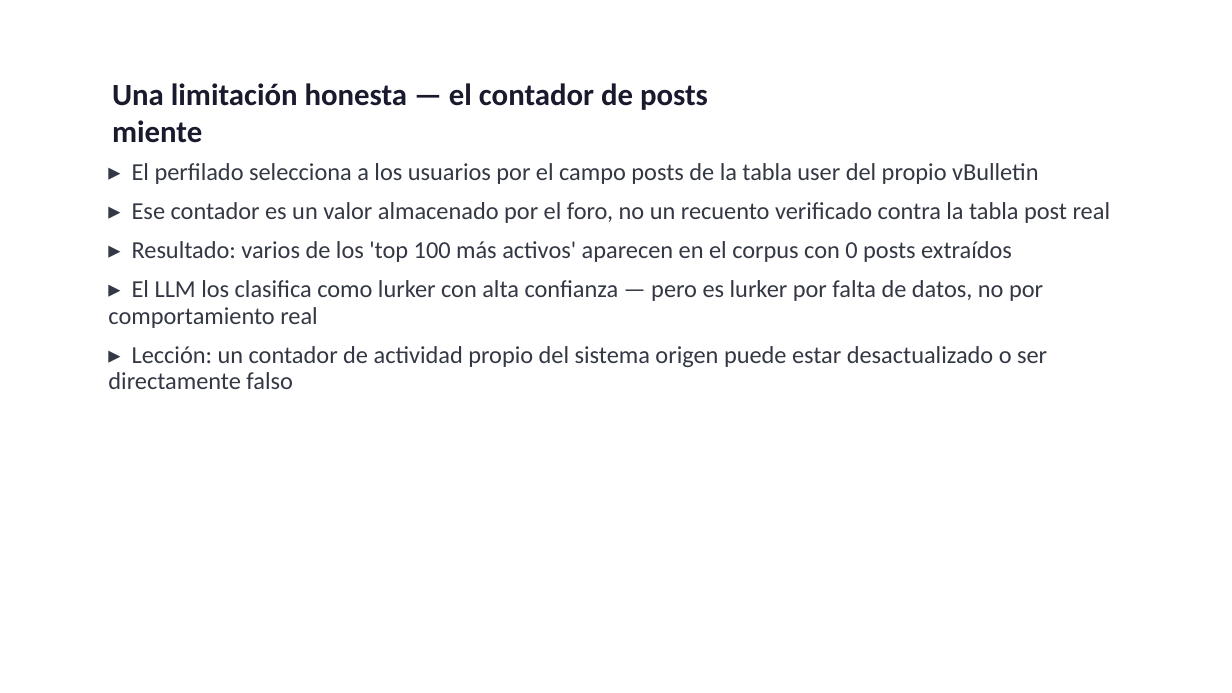
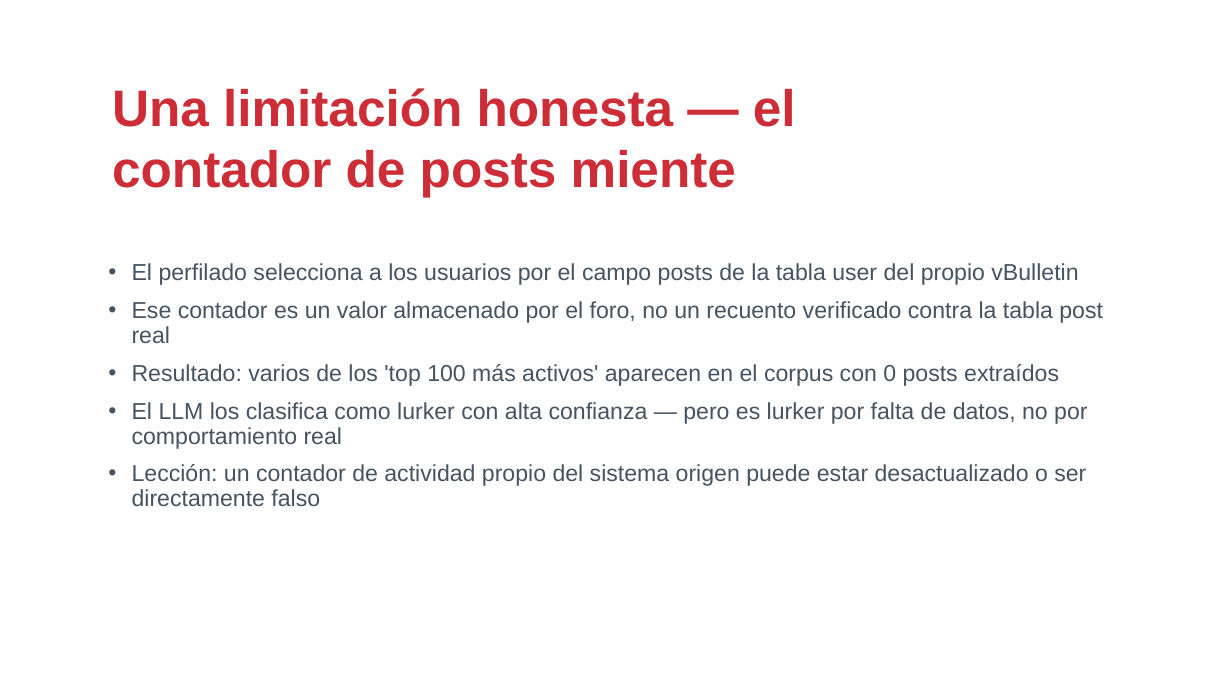
Before and after one commit to drj3ky11/FearOfTheDark, a slide deck: slide 18 of CardingForums/csbc26_caso_cardingforums.pptx. Drawn at 1232x693 pixels with LibreOffice and Linux fonts; fonts in the diff are those of the drawing; background and template pictures are left out. Boxes give left, top, right and bottom in pixels: in the first picture for what was removed or moved away, otherwise in the second. Text is boxed around its words. In the diff, an @@ line names an element or a change of style, - is before the commit and + after.

Commit message:
fix: use template's actual font/color styles instead of invented ones
Inherit the real per-placeholder styles baked into the brand template's
layouts (Arial, brand red CD2D37 title, slate-gray body, native bullet
image) instead of hand-picked colors. Fixes two bugs surfaced by the
larger inherited title size: word-wrap-aware spacing so long titles no
longer collide with body text, and a python-pptx placeholder-resize bug
that was zeroing out shape width and hiding bullets.

```diff
--- a/CardingForums/csbc26_caso_cardingforums.pptx
+++ b/CardingForums/csbc26_caso_cardingforums.pptx
@@ text "Una limitación honesta — el ..." at box(112, 88, 796, 198): size 24 to 40 pt, font Calibri to Arial, text colour #1A1A2E to #CD2D37 @@
@@ text at box(132, 263, 1103, 506): text changed; size 19 to 18 pt; font Calibri to Arial; text colour #333844 to #465461 @@
-▸ El perfilado selecciona a los usuarios por el campo posts de la tabla user del propio vBulletin
-▸ Ese contador es un valor almacenado por el foro, no un recuento verificado contra la tabla post real
-▸ Resultado: varios de los 'top 100 más activos' aparecen en el corpus con 0 posts extraídos
-▸ El LLM los clasifica como lurker con alta confianza — pero es lurker por falta de datos, no por comportamiento real
-▸ Lección: un contador de actividad propio del sistema origen puede estar desactualizado o ser directamente falso
+• El perfilado selecciona a los usuarios por el campo posts de la tabla user del propio vBulletin
+• Ese contador es un valor almacenado por el foro, no un recuento verificado contra la tabla post real
+• Resultado: varios de los 'top 100 más activos' aparecen en el corpus con 0 posts extraídos
+• El LLM los clasifica como lurker con alta confianza — pero es lurker por falta de datos, no por comportamiento real
+• Lección: un contador de actividad propio del sistema origen puede estar desactualizado o ser directamente falso
```
Also in this commit, not shown: 20 other slides changed, 7 other files.
